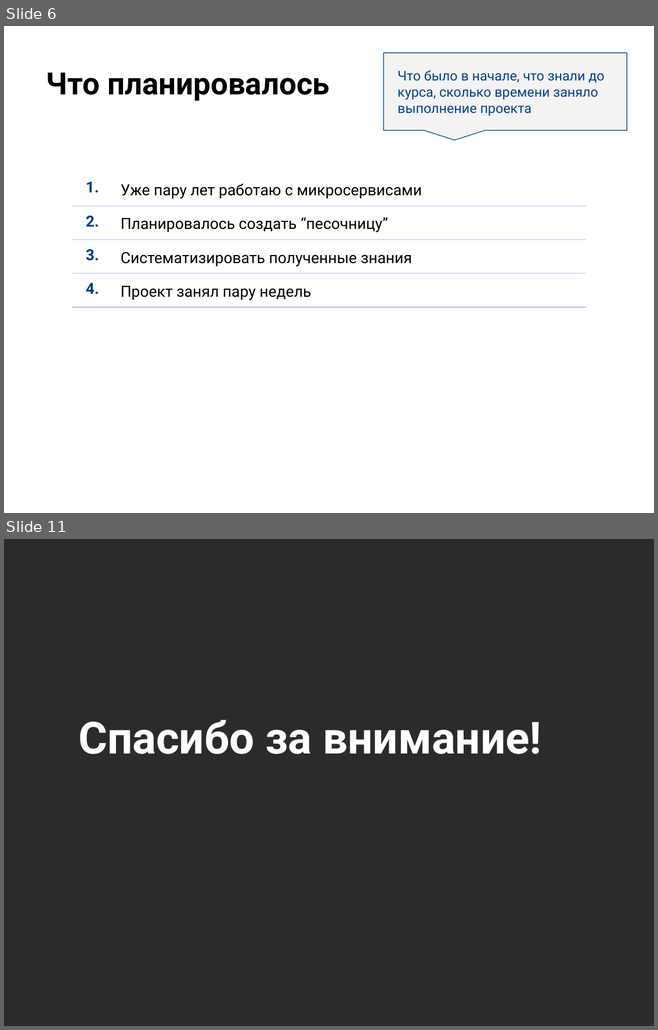
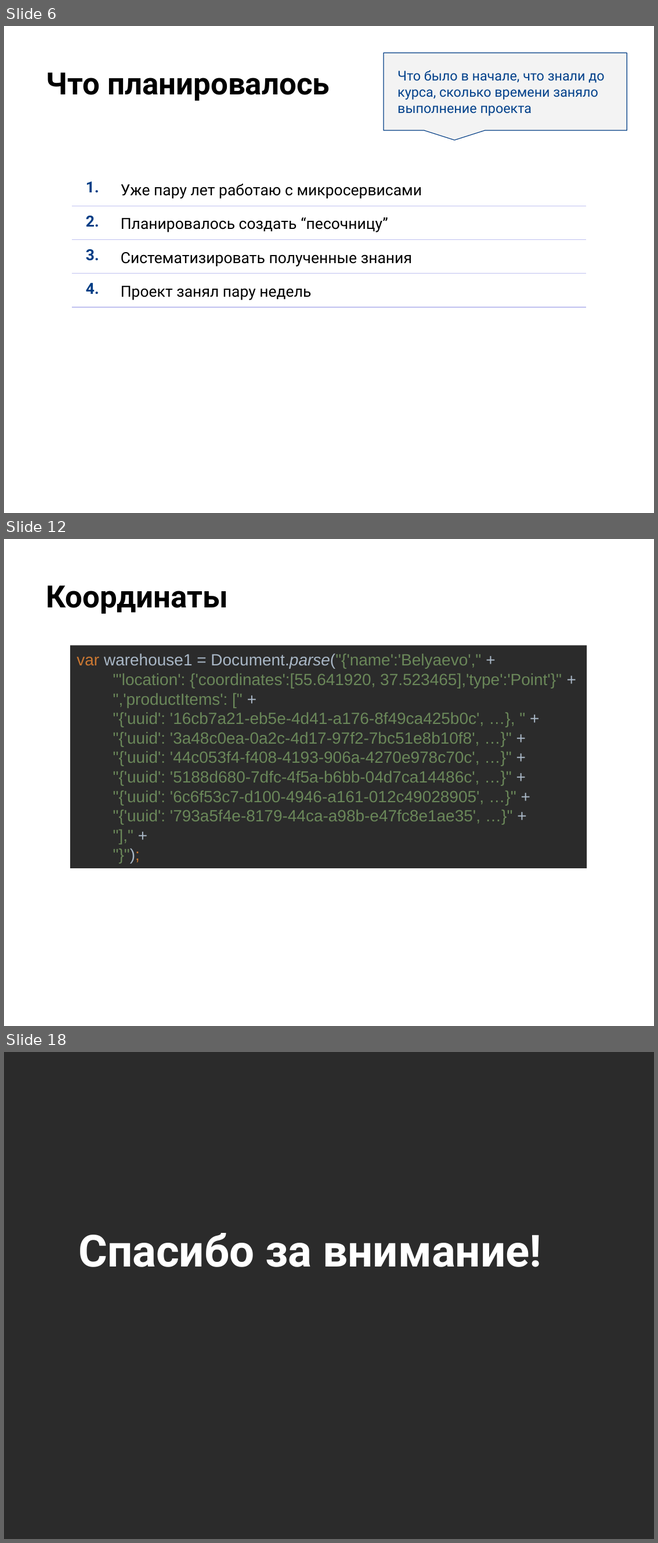
Before and after one commit to christina-gorina/microservices-otus-study, a slide deck: final/marketplace-orders/files/presentation/Презентация.pptx. Shown one above the other, each under a label of ours: slides 6 and 11 before the commit, slides 6, 12 and 18 after it; the slides between them are not shown. The pictures are 658x1030 and 658x1543 pixels, drawn with LibreOffice and Linux fonts; fonts in the diff are those of the drawing; background and template pictures are left out; a plain dark background stands for a picture behind light text. Boxes give left, top, right and bottom in pixels: in the first picture for what was removed or moved away, otherwise in the second. Text is boxed around its words. In the diff, an @@ line names an element or a change of style, - is before the commit and + after.

```diff
--- a/final/marketplace-orders/files/presentation/Презентация.pptx
+++ b/final/marketplace-orders/files/presentation/Презентация.pptx
@@ slide 12 added at [4,539,654,1026], background picture (left out) @@
@@ title added at [46,585,228,614], 34 pt, text #000000, bold @@
+Координаты
@@ subtitle added at [70,646,587,868], fill #2B2B2B, 18 pt, text #6A8759 @@
+var warehouse1 = Document.parse("{'name':'Belyaevo'," +
+"'location': {'coordinates':[55.641920, 37.523465],'type':'Point'}" +
+",'productItems': [" +
+"{'uuid': '16cb7a21-eb5e-4d41-a176-8f49ca425b0c', …}, " +
+"{'uuid': '3a48c0ea-0a2c-4d17-97f2-7bc51e8b10f8', …}" +
+"{'uuid': '44c053f4-f408-4193-906a-4270e978c70c', …}" +
+"{'uuid': '5188d680-7dfc-4f5a-b6bb-04d7ca14486c', …}" +
+"{'uuid': '6c6f53c7-d100-4946-a161-012c49028905', …}" +
+"{'uuid': '793a5f4e-8179-44ca-a98b-e47fc8e1ae35', …}" +
+"]," +
+"}");
@@ what was slide 11 is now slide 18 @@
```
Also in this commit, not shown: 3 slides changed, 8 other slides added, 10 slides removed, 2 other files.
